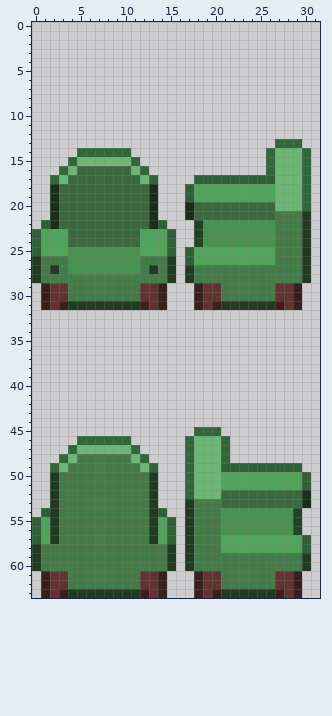
A pixel-art file gets an edit: Assets/Pixelart/Living Room/couch.aseprite. That is the earlier state.
32x64 pixels, 1 frame. Colours within 5 levels of each other are drawn and written as one.
After the commit:
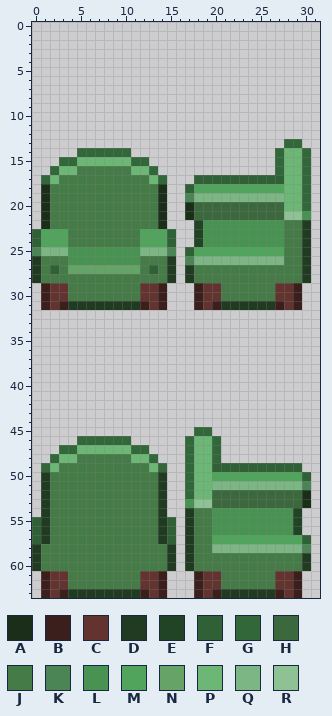
Palette (. is transparent): A #1a2e1a  B #3b1f1c  C #63342f  D #213b22  E #224426  F #2f6036  G #326739  H #3b683c  J #457b47  K #4c8555  L #489352  M #51a45c  N #65a466  P #6cb776  Q #7cb684  R #8ec295
Edits made:
y 13: x 27 G -> .
y 14: x 26..27 GP -> .G
y 15: x 3 . -> G; x 12 . -> G; x 26..27 GP -> .G
y 16: x 2..3 .G -> GP; x 5..10 HHHHHH -> JJJJJJ; x 12..13 G. -> PG; x 26..27 GP -> .G
y 17: x 1..14 .GPHHHHHHHHPG. -> GPJJJJJJJJJJPG; x 27 P -> F
y 18: x 1..14 .AHHHHHHHHHHA. -> AJJJJJJJJJJJJA; x 27 P -> M
y 19: x 1..14 .AHHHHHHHHHHA. -> AJJJJJJJJJJJJA; x 17..27 FMMMMMMMMMP -> KQQQQQQQQQQ
y 20: x 1..14 .AHHHHHHHHHHA. -> AJJJJJJJJJJJJA; x 27 P -> H
y 21: x 1..14 .AHHHHHHHHHHA. -> AJJJJJJJJJJJJA; x 27..30 JJJD -> HRRL
y 22: x 1..14 FAHHHHHHHHHHAF -> AJJJJJJJJJJJJA; x 27 J -> L
y 23..24: x 4..11 HHHHHHHH -> JJJJJJJJ; x 27 J -> L
y 25: x 0..3 FMMM -> KQQQ; x 12..15 MMMF -> QQQK; x 27 J -> M
y 26: x 17..27 FMMMMMMMMMJ -> KQQQQQQQQQQ
y 27: x 2 D -> F; x 4..11 LLLLLLLL -> NNNNNNNN; x 13 D -> F
y 45: x 20 G -> .
y 46: x 20..21 PG -> G.
y 47: x 3 . -> G; x 12 . -> G; x 20..21 PG -> G.
y 48: x 2..3 .G -> GP; x 12..13 G. -> PG; x 20..21 PG -> G.
y 49: x 1..3 .GP -> GPJ; x 12..14 PG. -> JPG; x 20 P -> F
y 50: x 1..2 .D -> DJ; x 13..14 D. -> JD; x 20 P -> M
y 51: x 1..2 .D -> DJ; x 13..14 D. -> JD; x 20..30 PMMMMMMMMMF -> QQQQQQQQQQK
y 52: x 1..2 .D -> DJ; x 13..14 D. -> JD; x 20 P -> H
y 53: x 1..2 .D -> DJ; x 13..14 D. -> JD; x 17..20 DJJJ -> LRRH
y 54: x 1..2 FD -> DJ; x 13..14 DF -> JD; x 20 J -> L
y 55..56: x 1..2 MD -> DJ; x 13..14 DM -> JD; x 20 J -> L
y 57: x 1..2 MD -> DJ; x 13..14 DM -> JD; x 20 J -> M
y 58: x 20..30 JMMMMMMMMMF -> QQQQQQQQQQK
Where, in picture pixels (left, top, right, bottom), the same in both pictures:
changed: (32, 139, 311, 274)
changed: (140, 427, 311, 553)
changed: (41, 445, 68, 544)
